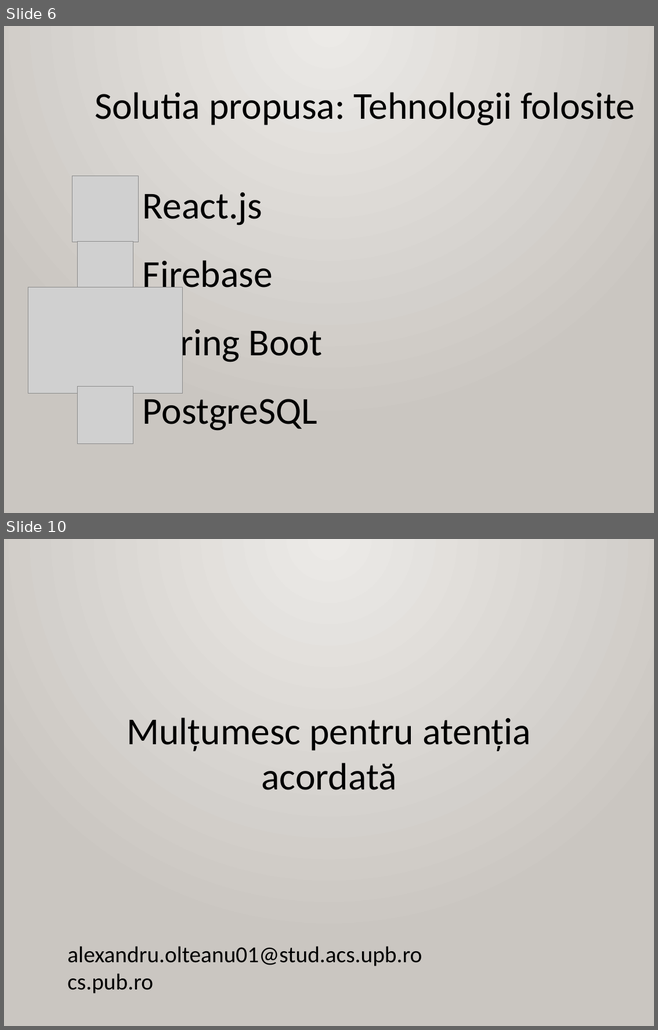
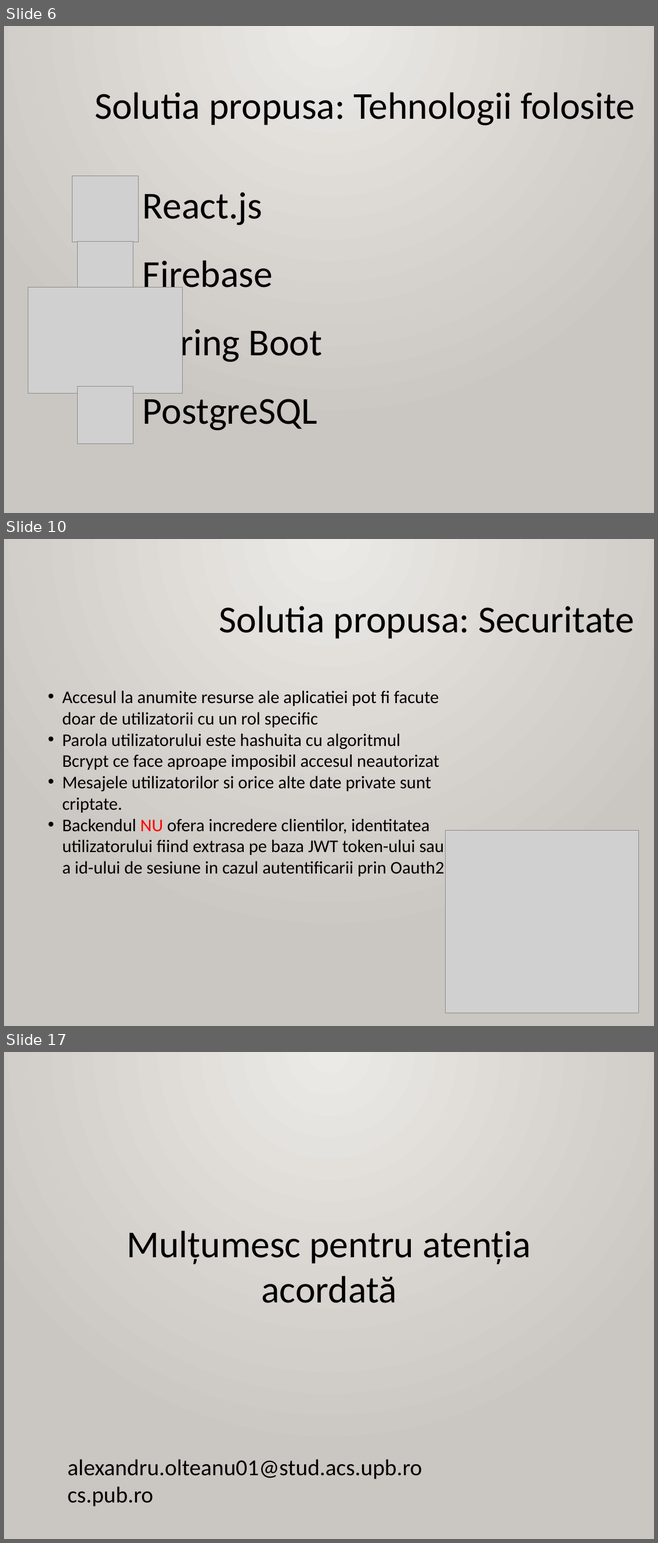
Before and after one commit to AlexandruOlteanu/SwapIt, a slide deck: files/documentation/presentation/Final_Presentation_Alexandru_Olteanu.pptx. Shown one above the other, each under a label of ours: slides 6 and 10 before the commit, slides 6, 10 and 17 after it; the slides between them are not shown. The pictures are 658x1030 and 658x1543 pixels, drawn with LibreOffice and Linux fonts; fonts in the diff are those of the drawing; grey boxes stand for pictures. Boxes give left, top, right and bottom in pixels: in the first picture for what was removed or moved away, otherwise in the second. Text is boxed around its words. In the diff, an @@ line names an element or a change of style, - is before the commit and + after.

```diff
--- a/files/documentation/presentation/Final_Presentation_Alexandru_Olteanu.pptx
+++ b/files/documentation/presentation/Final_Presentation_Alexandru_Olteanu.pptx
@@ slide 10 added at box(4, 539, 654, 1026), background gradient #ECEAE7 to #CAC7C1 @@
@@ text added at box(219, 606, 634, 639), 60 pt, text #000000 @@
+Solutia propusa: Securitate
@@ text added at box(62, 690, 444, 877), 28 pt, text #000000 @@
+• Accesul la anumite resurse ale aplicatiei pot fi facute doar de utilizatorii cu un rol specific
+• Parola utilizatorului este hashuita cu algoritmul Bcrypt ce face aproape imposibil accesul neautorizat
+• Mesajele utilizatorilor si orice alte date private sunt criptate.
+• Backendul NU ofera incredere clientilor, identitatea utilizatorului fiind extrasa pe baza JWT token-ului sau a id-ului de sesiune in cazul autentificarii prin Oauth2
@@ picture added at box(445, 831, 639, 1013) @@
@@ what was slide 10 is now slide 17 @@
```
Also in this commit, not shown: 3 slides changed, 6 other slides added, 1 other file.
